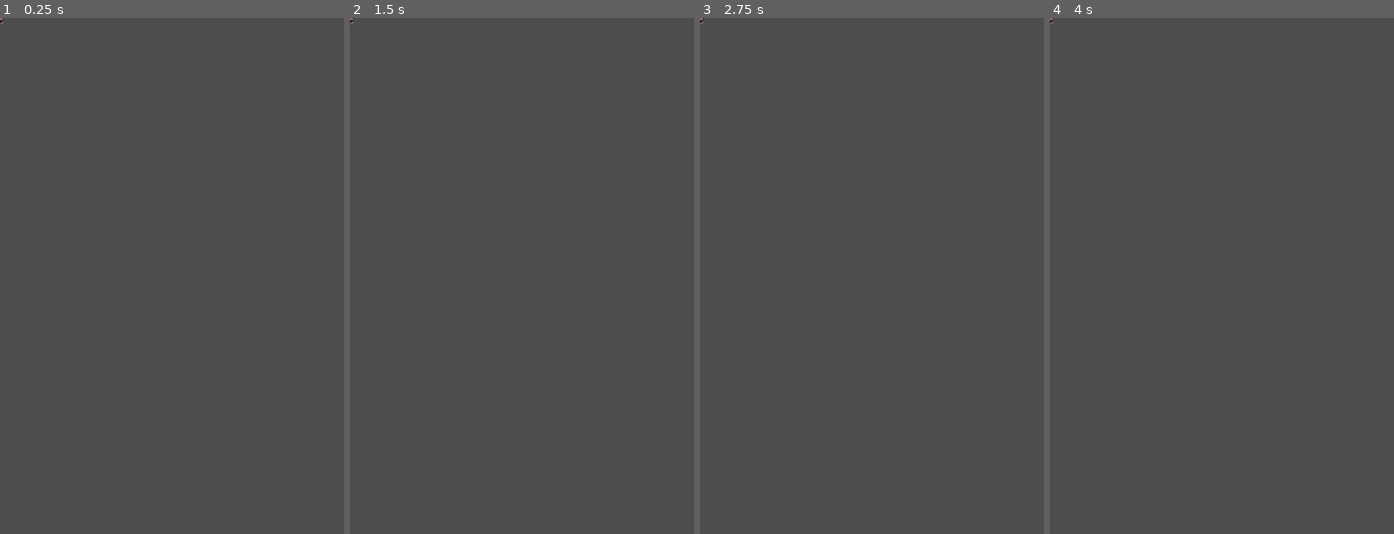
Above: before the commit, frames 1-4 (left to right).
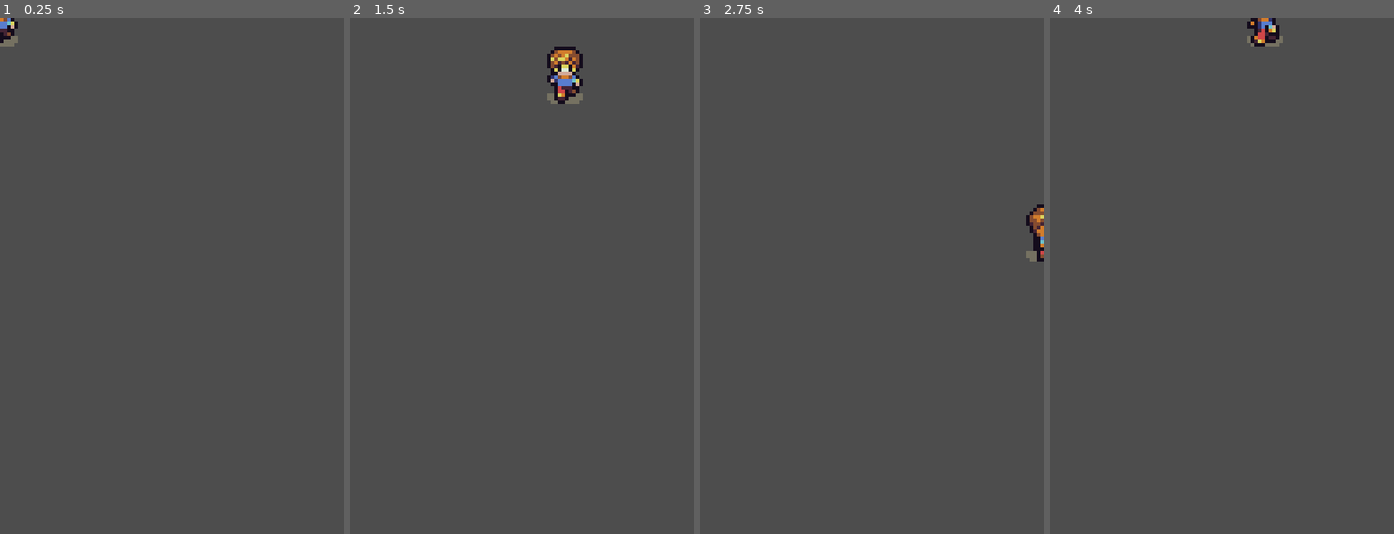
Above: after the commit, the same moments.

Repository: Dianavi22/Godot-Game
Game: Godot game, scene res://Scene/player.tscn
Two runs of this game, one before a commit and one after it. Both use one fixed random seed, a clock stepped at 60 frames per second and the inputs below. Before the commit the project has no main scene; this scene is started directly in both runs.
Inputs:
- Up to frame 1 (0.25 s): no input
- Up to frame 2 (1.5 s): tap Enter at 0.5 s; hold D (move_right, bound only after the commit) 0.53-1.28 s; hold S (move_down, bound only after the commit) from 1.28 s (still down)
- Up to frame 3 (2.75 s): release S (move_down, bound only after the commit) at 2.03 s; hold D (move_right, bound only after the commit) from 2.03 s (still down)
- Up to frame 4 (4 s): release D (move_right, bound only after the commit) at 2.78 s; hold W (move_up, bound only after the commit) 2.78-3.53 s; hold A (move_left, bound only after the commit) from 3.53 s (still down)

The runs differ from the first frame. In frame 1, 0.3% of the frame differs, in the area x 0-6%, y 0-6%; in frame 2, 1.0%, in the area x 0-68%, y 0-17%; in frame 3, 0.5%; in frame 4, 0.5%.

Commit message:
add player movement

Diff:
--- a/Scene/player.tscn
+++ b/Scene/player.tscn
@@ -1,6 +1,7 @@
-[gd_scene load_steps=6 format=3 uid="uid://cal3ppkt6kpq2"]
+[gd_scene load_steps=8 format=3 uid="uid://cal3ppkt6kpq2"]
 
 [ext_resource type="Texture2D" uid="uid://dg2niw24cgsih" path="res://art/playerGrey_up1.png" id="1_2sua0"]
+[ext_resource type="Script" path="res://Scripts/player.gd" id="1_44lpo"]
 [ext_resource type="Texture2D" uid="uid://d20kg7qbeea76" path="res://art/playerGrey_up2.png" id="2_i1vc2"]
 [ext_resource type="Texture2D" uid="uid://do48rlu2ele5b" path="res://art/playerGrey_walk1.png" id="3_hm3ax"]
 [ext_resource type="Texture2D" uid="uid://b07vwcuj57vbi" path="res://art/playerGrey_walk2.png" id="4_3knnl"]
@@ -30,7 +31,13 @@
 "speed": 5.0
 }]
 
+[sub_resource type="CapsuleShape2D" id="CapsuleShape2D_ipxoe"]
+radius = 5.0
+height = 18.0
+
 [node name="Player" type="Area2D"]
+scale = Vector2(5, 5)
+script = ExtResource("1_44lpo")
 metadata/_edit_group_ = true
 
 [node name="AnimatedSprite2D" type="AnimatedSprite2D" parent="."]
@@ -39,3 +46,4 @@
 animation = &"up"
 
 [node name="CollisionShape2D" type="CollisionShape2D" parent="."]
+shape = SubResource("CapsuleShape2D_ipxoe")
--- /dev/null
+++ b/Scripts/player.gd
@@ -0,0 +1,35 @@
+extends Area2D
+
+@export var speed = 400; #Speed pixel per second
+var screen_size
+
+func _ready():
+	screen_size = get_viewport_rect().size
+
+func _process(delta): #Movement function
+	var velocity = Vector2.ZERO;
+
+	if Input.is_action_pressed("move_right"):
+		velocity.x += 1
+	if Input.is_action_pressed("move_left"):
+		velocity.x -= 1
+	if Input.is_action_pressed("move_down"):
+		velocity.y += 1
+	if Input.is_action_pressed("move_up"):
+		velocity.y -= 1
+
+	if velocity.length() > 0:
+		velocity = velocity.normalized() * speed;
+
+		$AnimatedSprite2D.play()
+	else:
+		$AnimatedSprite2D.stop()
+
+	position += velocity * delta
+	position = position.clamp(Vector2.ZERO, screen_size)
+
+	if velocity.x != 0:
+		$AnimatedSprite2D.animation = "walk"
+		$AnimatedSprite2D.flip_h = velocity.x < 0
+	elif velocity.y != 0:
+		$AnimatedSprite2D.animation = "up"
--- a/project.godot
+++ b/project.godot
@@ -11,6 +11,7 @@
 [application]
 
 config/name="GodotGame"
+run/main_scene="res://Scene/player.tscn"
 config/features=PackedStringArray("4.1", "Forward Plus")
 config/icon="res://icon.svg"
 
@@ -19,3 +20,26 @@
 window/size/viewport_width=480
 window/size/viewport_height=720
 window/stretch/mode="canvas_items"
+
+[input]
+
+move_right={
+"deadzone": 0.5,
+"events": [Object(InputEventKey,"resource_local_to_scene":false,"resource_name":"","device":-1,"window_id":0,"alt_pressed":false,"shift_pressed":false,"ctrl_pressed":false,"meta_pressed":false,"pressed":false,"keycode":0,"physical_keycode":68,"key_label":0,"unicode":100,"echo":false,"script":null)
+]
+}
+move_left={
+"deadzone": 0.5,
+"events": [Object(InputEventKey,"resource_local_to_scene":false,"resource_name":"","device":-1,"window_id":0,"alt_pressed":false,"shift_pressed":false,"ctrl_pressed":false,"meta_pressed":false,"pressed":false,"keycode":0,"physical_keycode":65,"key_label":0,"unicode":113,"echo":false,"script":null)
+]
+}
+move_up={
+"deadzone": 0.5,
+"events": [Object(InputEventKey,"resource_local_to_scene":false,"resource_name":"","device":-1,"window_id":0,"alt_pressed":false,"shift_pressed":false,"ctrl_pressed":false,"meta_pressed":false,"pressed":false,"keycode":0,"physical_keycode":87,"key_label":0,"unicode":122,"echo":false,"script":null)
+]
+}
+move_down={
+"deadzone": 0.5,
+"events": [Object(InputEventKey,"resource_local_to_scene":false,"resource_name":"","device":-1,"window_id":0,"alt_pressed":false,"shift_pressed":false,"ctrl_pressed":false,"meta_pressed":false,"pressed":false,"keycode":0,"physical_keycode":83,"key_label":0,"unicode":115,"echo":false,"script":null)
+]
+}
